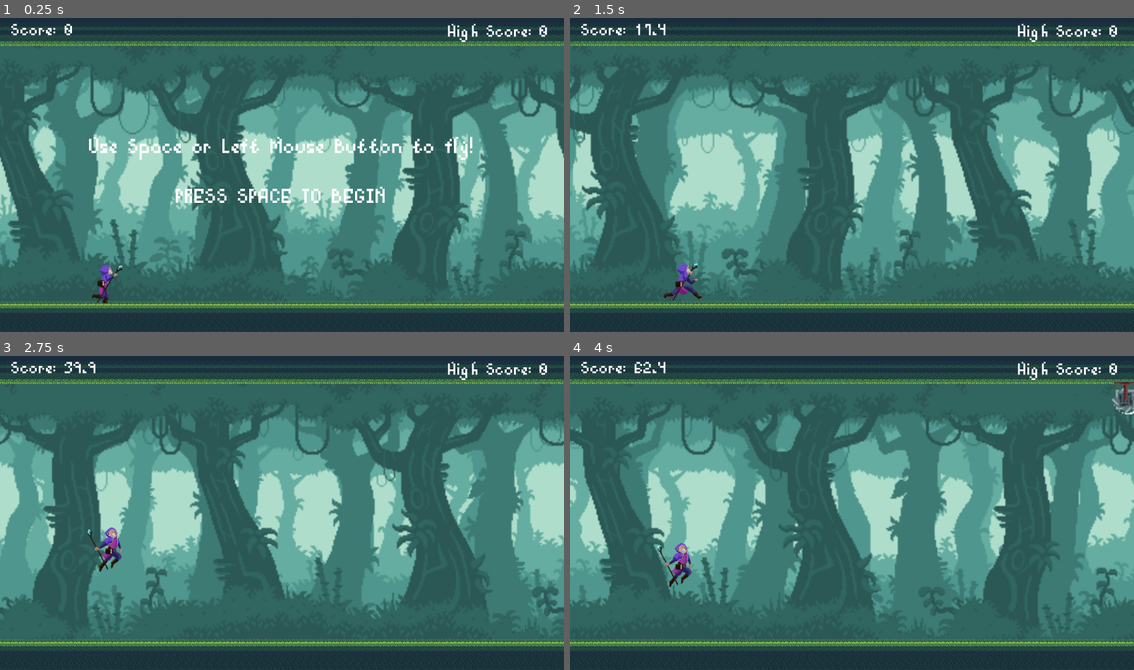
Above: before the commit, frames 1-4 (two rows, left to right).
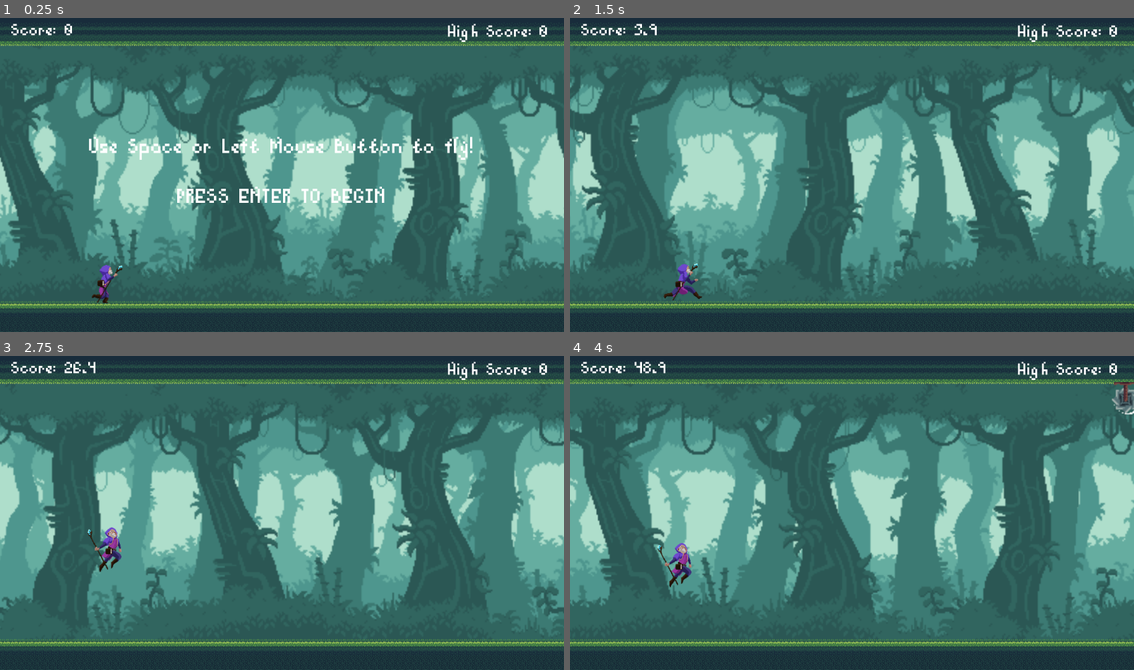
Above: after the commit, the same moments.

Repository: jerrywzy/WizardRunner
Game: Godot game, scene res://scenes/level.tscn
Same seed, same stepped clock (60 frames per second), same inputs: the game is played once before the commit and once after it.
Inputs:
- Up to frame 1 (0.25 s): no input
- Up to frame 2 (1.5 s): tap Space (fly) at 0.5 s; hold Space (fly) 0.53-1.28 s; tap Enter (start, bound only after the commit) at 1.25, 1.35 s
- Up to frame 3 (2.75 s): hold Space (fly) from 2.03 s (still down)
- Up to frame 4 (4 s): release Space (fly) at 2.78 s; tap Enter (start, bound only after the commit) at 2.85 s; hold Space (fly) from 3.53 s (still down)

The runs differ from the first frame. In frame 1, 0.6% of the frame differs, in the area x 31-69%, y 53-59%; in frame 2, 0.1%; in frame 3, less than 0.1%; in frame 4, less than 0.1%.

Commit message:
Updated Start Screen

Diff:
--- a/project.godot
+++ b/project.godot
@@ -29,7 +29,7 @@
 }
 start={
 "deadzone": 0.5,
-"events": [Object(InputEventKey,"resource_local_to_scene":fa …(140 unchanged characters)… d":false,"keycode":0,"physical_keycode":32,"key_label":0,"unicode":32,"echo":false,"script":null)
+"events": [Object(InputEventKey,"resource_local_to_scene":fa …(140 unchanged characters)… d":false,"keycode":0,"physical_keycode":4194309,"key_label":0,"unicode":0,"echo":false,"script":null)
 ]
 }
 
--- a/scenes/start_screen.tscn
+++ b/scenes/start_screen.tscn
@@ -21,5 +21,5 @@
 theme_override_font_sizes/font_size = 75
 text = "Use Space or Left Mouse Button to fly!
 
-PRESS SPACE TO BEGIN"
+PRESS ENTER TO BEGIN"
 horizontal_alignment = 1
